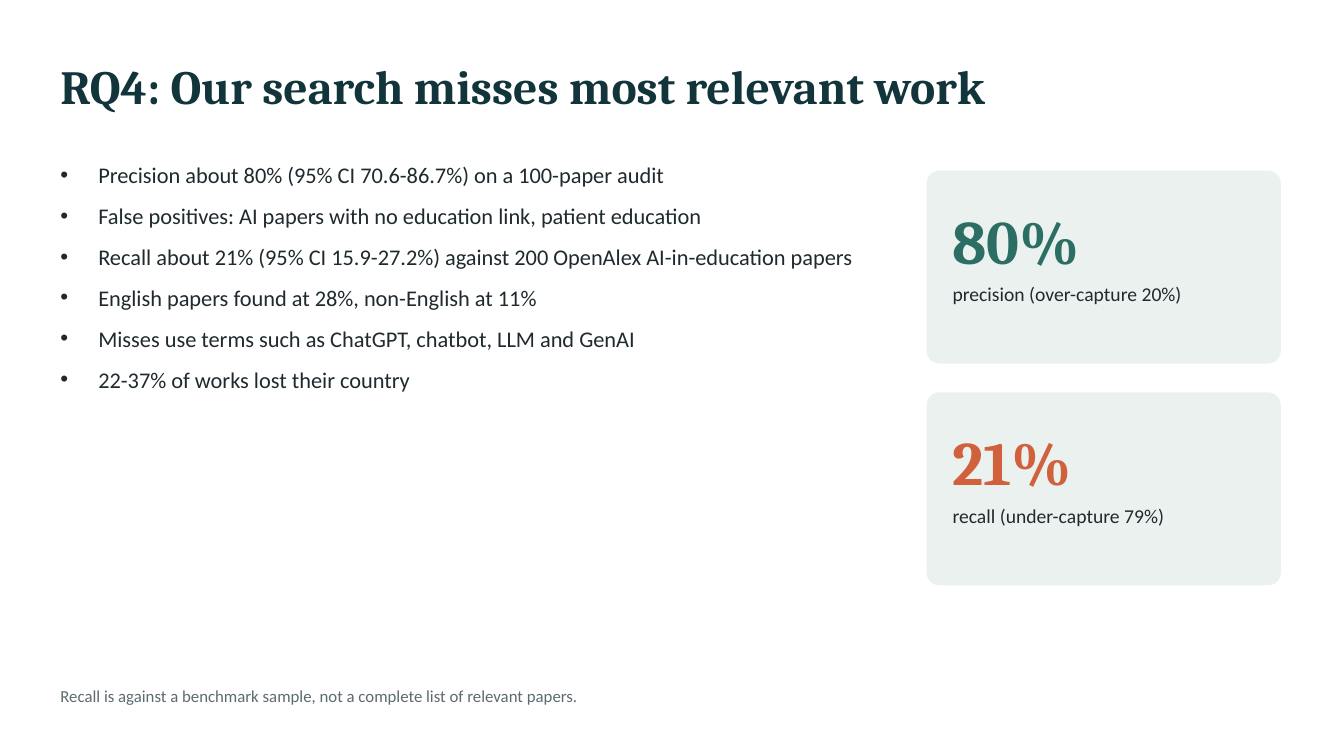
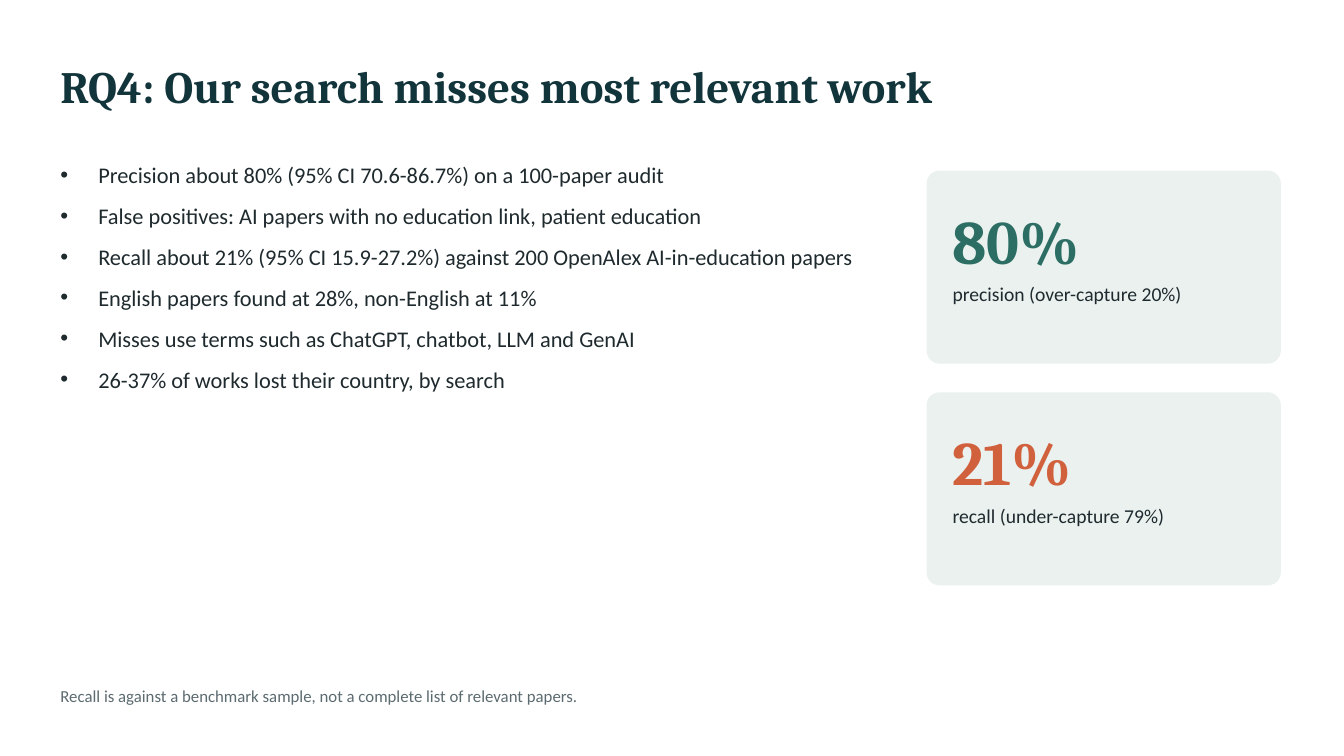
Before and after one commit to Manchidi-MJ/Data-Analytics--project-D, a slide deck: slide 12 of project-d/ProjectD_final_slides.pptx. Drawn at 1344x756 pixels with LibreOffice and Linux fonts; fonts in the diff are those of the drawing. Boxes give left, top, right and bottom in pixels: in the first picture for what was removed or moved away, otherwise in the second. Text is boxed around its words. In the diff, an @@ line names an element or a change of style, - is before the commit and + after.

```diff
--- a/project-d/ProjectD_final_slides.pptx
+++ b/project-d/ProjectD_final_slides.pptx
@@ text "RQ4: Our search misses most ..." at box(60, 72, 932, 111): size 34 to 32 pt @@
@@ text at box(98, 372, 505, 392): text changed @@
-• 22-37% of works lost their country
+• 26-37% of works lost their country, by search
```
Also in this commit, not shown: 4 other slides changed, 11 other files.
